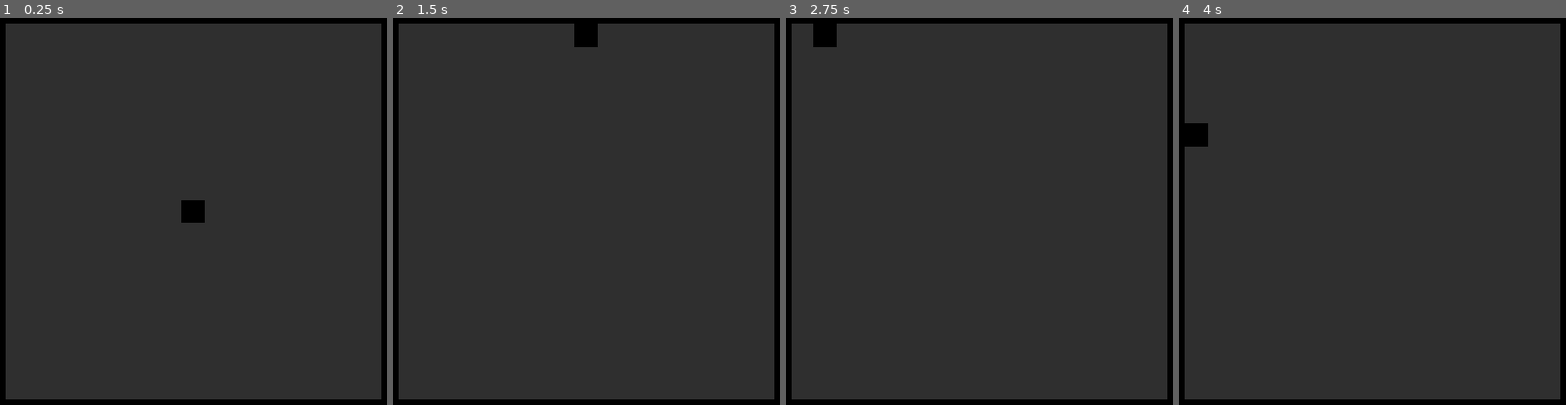
Above: before the commit, frames 1-4 (left to right).
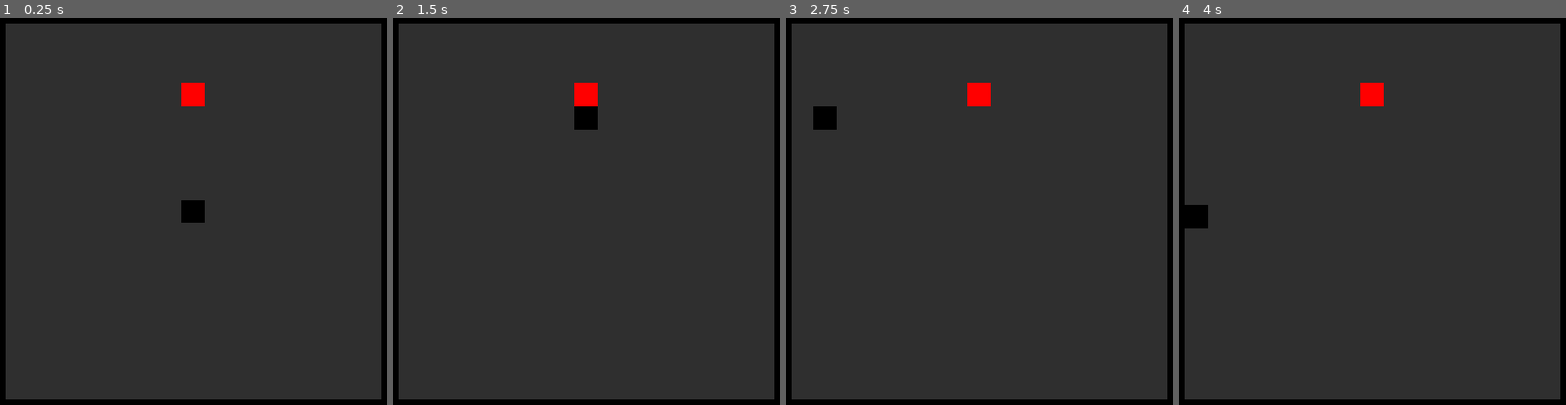
Above: after the commit, the same moments.

Repository: mariothedog/Dodge-and-Explode-
Game: Godot game, scene res://Levels/Endless Level.tscn
The game is run twice, just before and just after one commit, with the same random seed, the same clock (stepped at 60 frames per second) and the same inputs.
Inputs:
- Up to frame 1 (0.25 s): no input
- Up to frame 2 (1.5 s): tap Enter at 0.5 s; hold W (move_up) from 0.53 s (still down)
- Up to frame 3 (2.75 s): tap Space at 2 s; release W (move_up) at 2.03 s; hold A (move_left) from 2.03 s (still down)
- Up to frame 4 (4 s): tap Enter at 3.5 s; release A (move_left) at 3.53 s; hold S (move_down) from 3.53 s (still down)

The runs differ from the first frame. In frame 1, 0.4% of the frame differs, in the area x 46-53%, y 16-23%; in frame 2, 1.1%, in the area x 46-53%, y 1-29%; in frame 3, 1.1%; in frame 4, 1.1%.

Commit message:
Added basic enemies.

Diff:
--- /dev/null
+++ b/Enemies/Enemy.tscn
@@ -0,0 +1,20 @@
+[gd_scene load_steps=2 format=2]
+
+[sub_resource type="RectangleShape2D" id=1]
+extents = Vector2( 16, 16 )
+
+[node name="Enemy" type="KinematicBody2D"]
+
+[node name="ColorRect" type="ColorRect" parent="."]
+margin_left = -16.0
+margin_top = -16.0
+margin_right = 16.0
+margin_bottom = 16.0
+rect_pivot_offset = Vector2( 16, 16 )
+color = Color( 1, 0, 0, 1 )
+__meta__ = {
+"_edit_use_anchors_": false
+}
+
+[node name="CollisionShape2D" type="CollisionShape2D" parent="."]
+shape = SubResource( 1 )
--- a/Levels/Endless Level.tscn
+++ b/Levels/Endless Level.tscn
@@ -1,7 +1,8 @@
-[gd_scene load_steps=5 format=2]
+[gd_scene load_steps=6 format=2]
 
 [ext_resource path="res://Player/Player.tscn" type="PackedScene" id=1]
 [ext_resource path="res://Levels/Art/Tile.png" type="Texture" id=2]
+[ext_resource path="res://Enemies/Enemy.tscn" type="PackedScene" id=3]
 
 [sub_resource type="ConvexPolygonShape2D" id=2]
 points = PoolVector2Array( 0, 0, 64, 0, 64, 64, 0, 64 )
@@ -46,6 +47,11 @@
 
 [node name="Player" parent="." instance=ExtResource( 1 )]
 
+[node name="Enemies" type="Node2D" parent="."]
+
+[node name="Enemy" parent="Enemies" instance=ExtResource( 3 )]
+position = Vector2( 0, -160 )
+
 [node name="TileMap" type="TileMap" parent="."]
 tile_set = SubResource( 1 )
 format = 1
